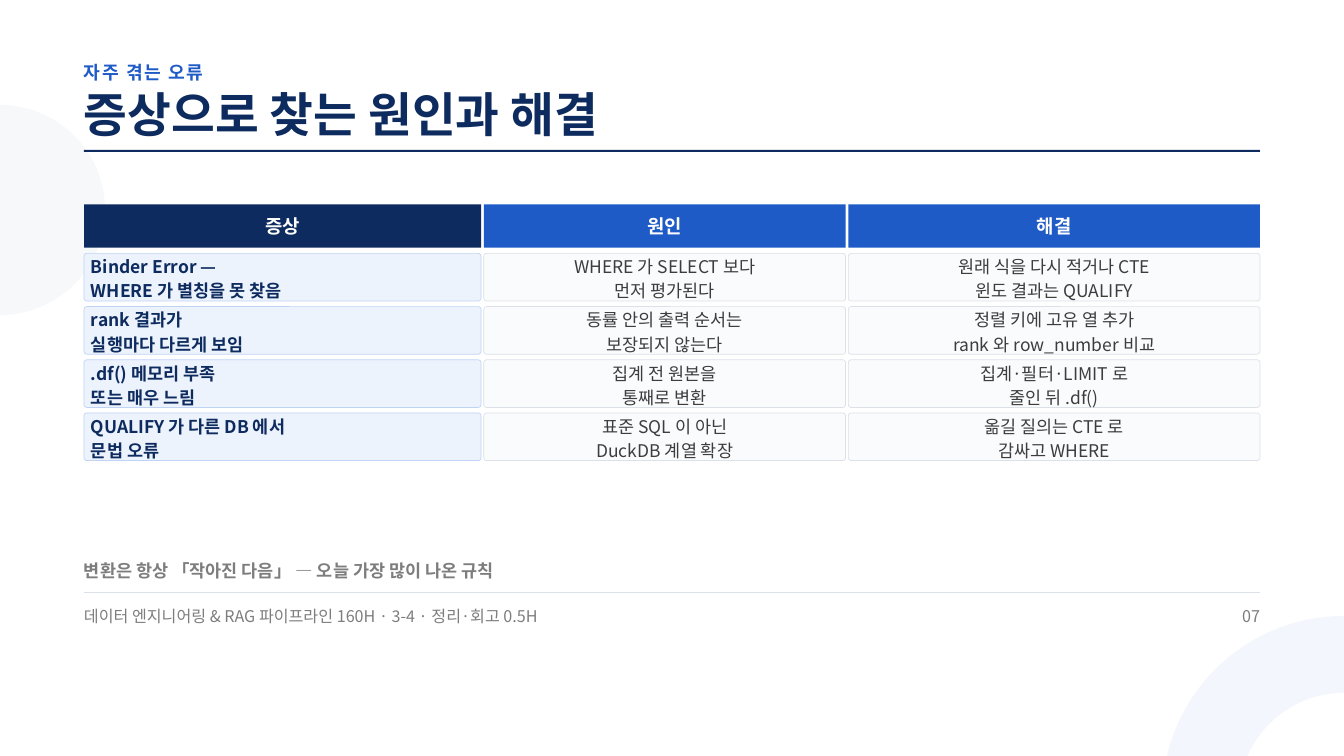
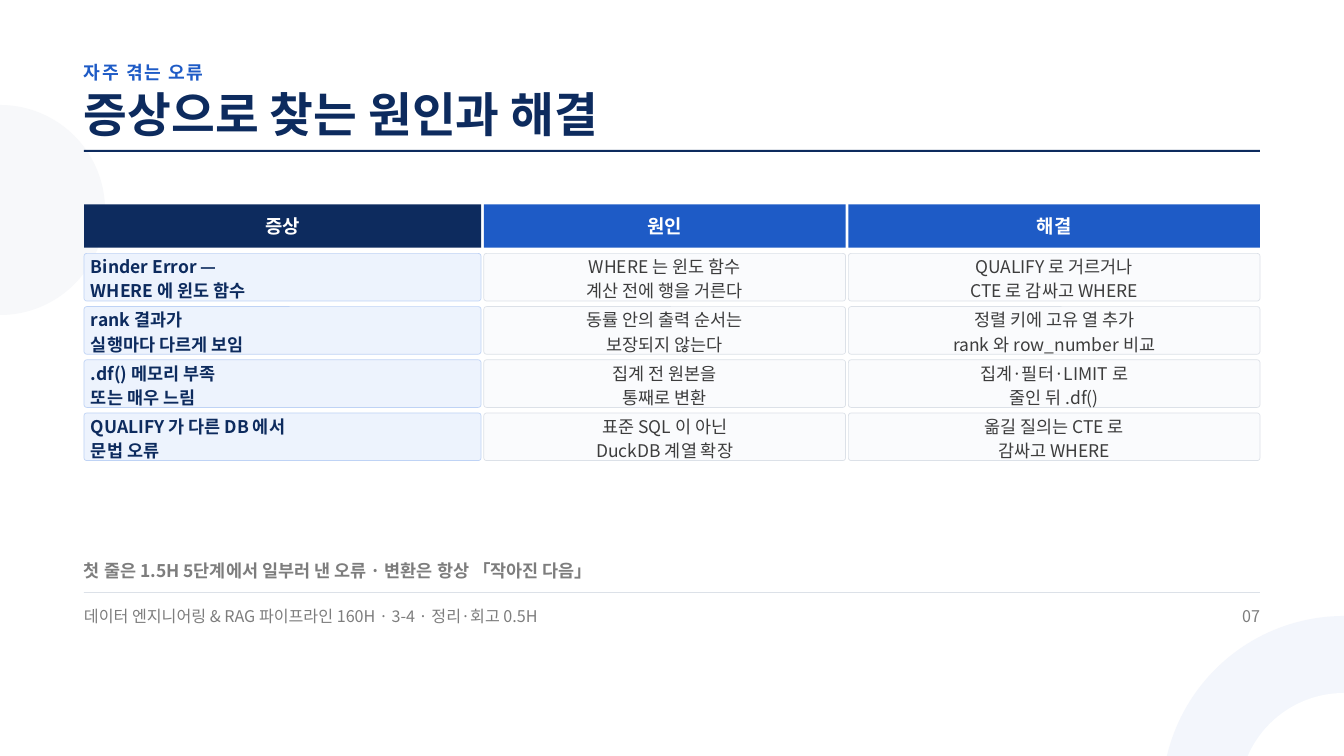
Before and after one commit to aebonlee/materials, a slide deck: slide 7 of data-eng/decks/w3d4s4.pptx. Drawn at 1344x756 pixels with LibreOffice and Linux fonts; fonts in the diff are those of the drawing. Boxes give left, top, right and bottom in pixels: in the first picture for what was removed or moved away, otherwise in the second. Text is boxed around its words. In the diff, an @@ line names an element or a change of style, - is before the commit and + after.

```diff
--- a/data-eng/decks/w3d4s4.pptx
+++ b/data-eng/decks/w3d4s4.pptx
@@ text at (587,258,743,299): text changed @@
-WHERE 가 SELECT 보다
-먼저 평가된다
+WHERE 는 윈도 함수
+계산 전에 행을 거른다
@@ text at (971,258,1138,299): text changed @@
-원래 식을 다시 적거나 CTE
-윈도 결과는 QUALIFY
+QUALIFY 로 거르거나
+CTE 로 감싸고 WHERE
@@ text at (91,282,246,299): text changed @@
-WHERE 가 별칭을 못 찾음
+WHERE 에 윈도 함수
@@ text at (84,562,593,579): text changed @@
-변환은 항상 「작아진 다음」 — 오늘 가장 많이 나온 규칙
+첫 줄은 1.5H 5단계에서 일부러 낸 오류 · 변환은 항상 「작아진 다음」
```
Also in this commit, not shown: 2 other slides changed, 1 slide added, 42 other files.
